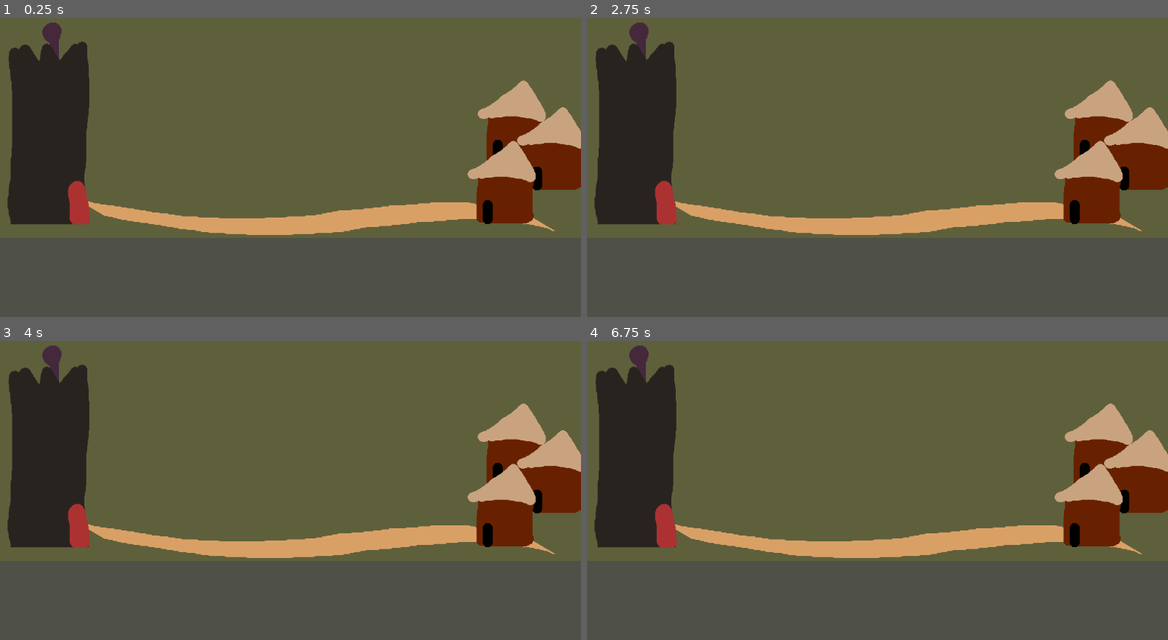
Above: before the commit, frames 1-4 (two rows, left to right).
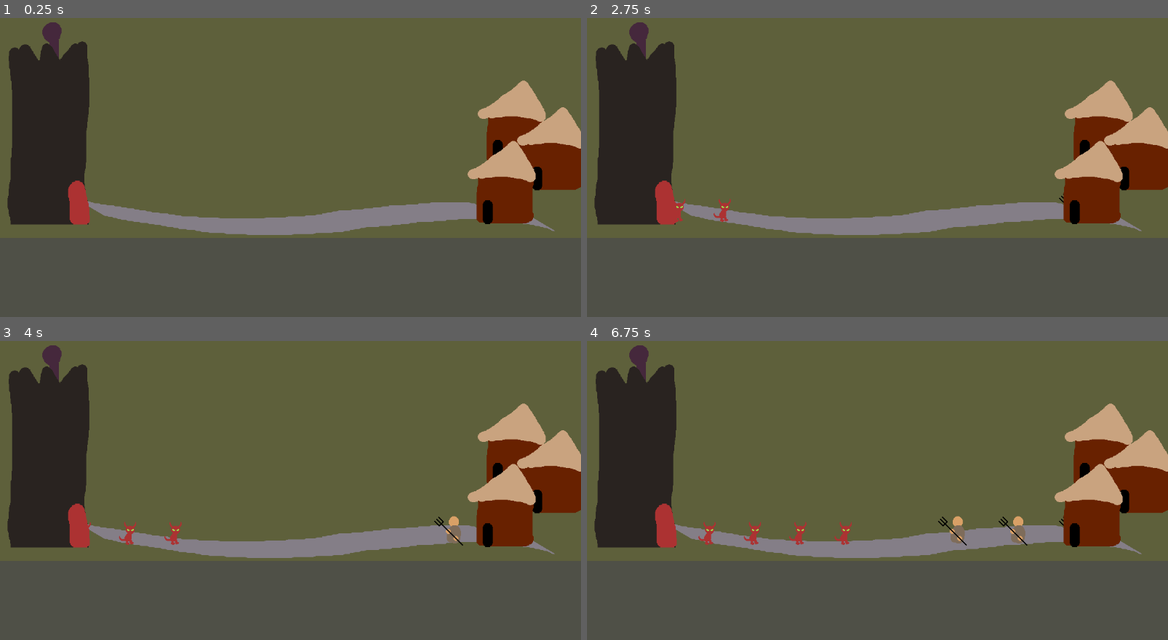
Above: after the commit, the same moments.

Repository: quinnrdavis/LD55
Game: Godot game, scene res://level.tscn
Same seed, same stepped clock (60 frames per second), same inputs: the game is played once before the commit and once after it.
Inputs (mouse positions are in pixels of both pictures, inside the frame that each line leads up to):
- Up to frame 1 (0.25 s): no input
- Up to frame 2 (2.75 s): tap Enter at 0.5 s; move the mouse to (1005, 137) at 0.52 s; click (1005, 137) at 0.67 s; move the mouse to (761, 170) at 1.27 s; click (761, 170) at 1.42 s; move the mouse to (935, 83) at 2.02 s; click (935, 83) at 2.17 s
- Up to frame 3 (4 s): move the mouse to (261, 541) at 2.77 s; click (261, 541) at 2.92 s; move the mouse to (464, 526) at 3.52 s; click (464, 526) at 3.67 s
- Up to frame 4 (6.75 s): move the mouse to (703, 427) at 4.27 s; click (703, 427) at 4.42 s; move the mouse to (906, 478) at 5.02 s; click (906, 478) at 5.17 s; move the mouse to (790, 394) at 5.77 s; click (790, 394) at 5.92 s; move the mouse to (1005, 460) at 6.52 s; click (1005, 460) at 6.67 s

The runs differ from the first frame. In frame 1, 3.7% of the frame differs, in the area x 1-96%, y 8-73%; in frame 2, 3.8%; in frame 3, 3.9%; in frame 4, 4.2%.

Commit message:
Imps and Pitchforks
Spawn and move imps and pitchfork villagers, cooldown on imps

Diff:
--- /dev/null
+++ b/Enemies.gd
@@ -0,0 +1,11 @@
+extends Node2D
+
+@onready var spawnPoint = $SpawnPoint
+@onready var forkvillager = preload("res://pitchfork_villager.tscn")
+
+
+
+func _on_timer_timeout():
+	var forkInstance = forkvillager.instantiate()
+	add_child(forkInstance)
+	forkInstance.global_position = spawnPoint.global_position
--- /dev/null
+++ b/Minions.gd
@@ -0,0 +1,26 @@
+extends Node2D
+
+@onready var spawnPoint = $SpawnPoint
+@onready var imp_timer = $ImpTimer
+@onready var imp = preload("res://imp.tscn")
+
+
+var imp_ready = true
+
+func _ready():
+	pass # Replace with function body.
+
+
+
+func _process(delta):
+	if Input.is_mouse_button_pressed(MOUSE_BUTTON_LEFT):
+		if imp_ready == true:
+			imp_ready = false
+			imp_timer.start()
+			var impInstance = imp.instantiate()
+			add_child(impInstance)
+			impInstance.global_position = spawnPoint.global_position
+
+
+func _on_imp_timer_timeout():
+	imp_ready = true
--- /dev/null
+++ b/imp.gd
@@ -0,0 +1,11 @@
+extends CharacterBody2D
+
+@export var SPEED = 1
+
+func _ready():
+	pass # Replace with function body.
+
+
+func _process(delta):
+	velocity.x = SPEED
+	move_and_collide(velocity)
--- /dev/null
+++ b/imp.tscn
@@ -0,0 +1,18 @@
+[gd_scene load_steps=4 format=3 uid="uid://c5u6u3rqv0ih5"]
+
+[ext_resource type="Texture2D" uid="uid://4miay6gcrvli" path="res://sprites/imp.png" id="1_j155s"]
+[ext_resource type="Script" path="res://imp.gd" id="1_oxvgq"]
+
+[sub_resource type="RectangleShape2D" id="RectangleShape2D_tuiwv"]
+size = Vector2(17, 46)
+
+[node name="Imp" type="CharacterBody2D"]
+script = ExtResource("1_oxvgq")
+
+[node name="Sprite2D" type="Sprite2D" parent="."]
+position = Vector2(0, 14)
+texture = ExtResource("1_j155s")
+
+[node name="CollisionShape2D" type="CollisionShape2D" parent="."]
+position = Vector2(4.5, 16)
+shape = SubResource("RectangleShape2D_tuiwv")
--- a/level.tscn
+++ b/level.tscn
@@ -1,7 +1,9 @@
-[gd_scene load_steps=4 format=3 uid="uid://sjr53ncjeb33"]
+[gd_scene load_steps=6 format=3 uid="uid://sjr53ncjeb33"]
 
 [ext_resource type="Texture2D" uid="uid://bpewnddba6n1t" path="res://sprites/path.png" id="1_gci2p"]
 [ext_resource type="Texture2D" uid="uid://cnwgcu8scxj3v" path="res://sprites/tower.png" id="2_6yoa2"]
+[ext_resource type="Script" path="res://Minions.gd" id="2_ksj2c"]
+[ext_resource type="Script" path="res://Enemies.gd" id="2_q43r5"]
 [ext_resource type="Texture2D" uid="uid://otoecseo43i7" path="res://sprites/hut.png" id="3_w56hf"]
 
 [node name="Level" type="Node2D"]
@@ -14,6 +16,24 @@
 [node name="Path" type="Sprite2D" parent="."]
 position = Vector2(560, 442)
 texture = ExtResource("1_gci2p")
+
+[node name="Minions" type="Node2D" parent="."]
+script = ExtResource("2_ksj2c")
+
+[node name="SpawnPoint" type="Node2D" parent="Minions"]
+position = Vector2(150, 420)
+
+[node name="ImpTimer" type="Timer" parent="Minions"]
+
+[node name="Enemies" type="Node2D" parent="."]
+script = ExtResource("2_q43r5")
+
+[node name="Timer" type="Timer" parent="Enemies"]
+wait_time = 2.0
+autostart = true
+
+[node name="SpawnPoint" type="Node2D" parent="Enemies"]
+position = Vector2(1010, 420)
 
 [node name="Tower" type="Sprite2D" parent="."]
 position = Vector2(102, 262)
@@ -36,3 +56,6 @@
 offset_right = 1152.0
 offset_bottom = 648.0
 color = Color(0.294118, 0.294118, 0.294118, 0.780392)
+
+[connection signal="timeout" from="Minions/ImpTimer" to="Minions" method="_on_imp_timer_timeout"]
+[connection signal="timeout" from="Enemies/Timer" to="Enemies" method="_on_timer_timeout"]
--- /dev/null
+++ b/pitchfork_villager.gd
@@ -0,0 +1,11 @@
+extends CharacterBody2D
+
+@export var SPEED = 1
+
+func _ready():
+	pass # Replace with function body.
+
+
+func _process(delta):
+	velocity.x = -SPEED
+	move_and_collide(velocity)
--- /dev/null
+++ b/pitchfork_villager.tscn
@@ -0,0 +1,17 @@
+[gd_scene load_steps=4 format=3 uid="uid://bxy5yjo1qaim8"]
+
+[ext_resource type="Texture2D" uid="uid://mq7tyxbgkuyr" path="res://sprites/forkvillager.png" id="1_ojsfp"]
+[ext_resource type="Script" path="res://pitchfork_villager.gd" id="1_qi03g"]
+
+[sub_resource type="RectangleShape2D" id="RectangleShape2D_no67q"]
+size = Vector2(22, 54)
+
+[node name="PitchforkVillager" type="CharacterBody2D"]
+script = ExtResource("1_qi03g")
+
+[node name="Sprite2D" type="Sprite2D" parent="."]
+texture = ExtResource("1_ojsfp")
+
+[node name="CollisionShape2D" type="CollisionShape2D" parent="."]
+position = Vector2(1, 9)
+shape = SubResource("RectangleShape2D_no67q")
--- a/project.godot
+++ b/project.godot
@@ -17,5 +17,6 @@
 
 [rendering]
 
+textures/canvas_textures/default_texture_filter=0
 renderer/rendering_method="gl_compatibility"
 renderer/rendering_method.mobile="gl_compatibility"
Binary file changed: sprites/path.aseprite
Binary file changed: sprites/path.png
